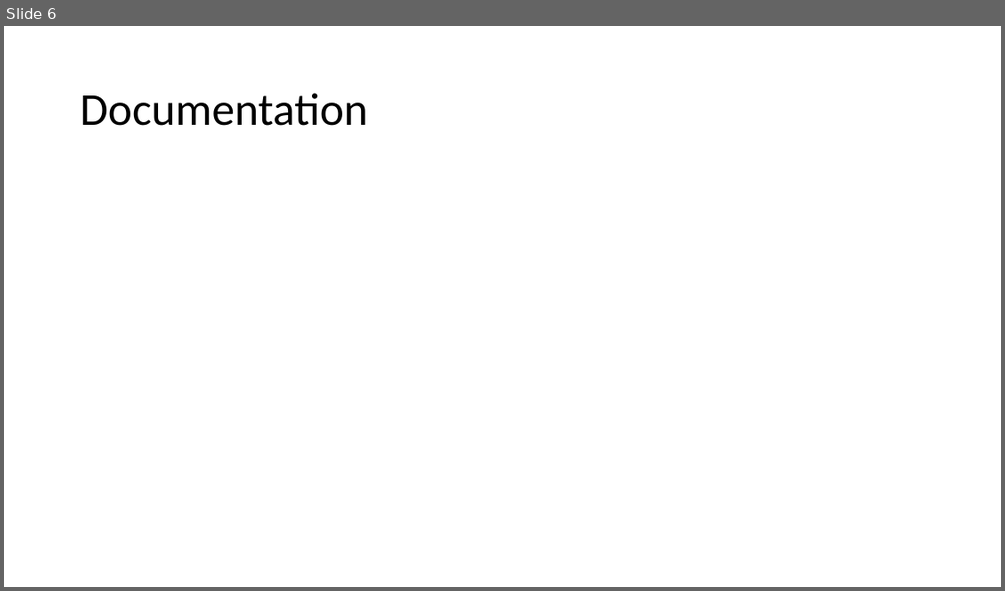
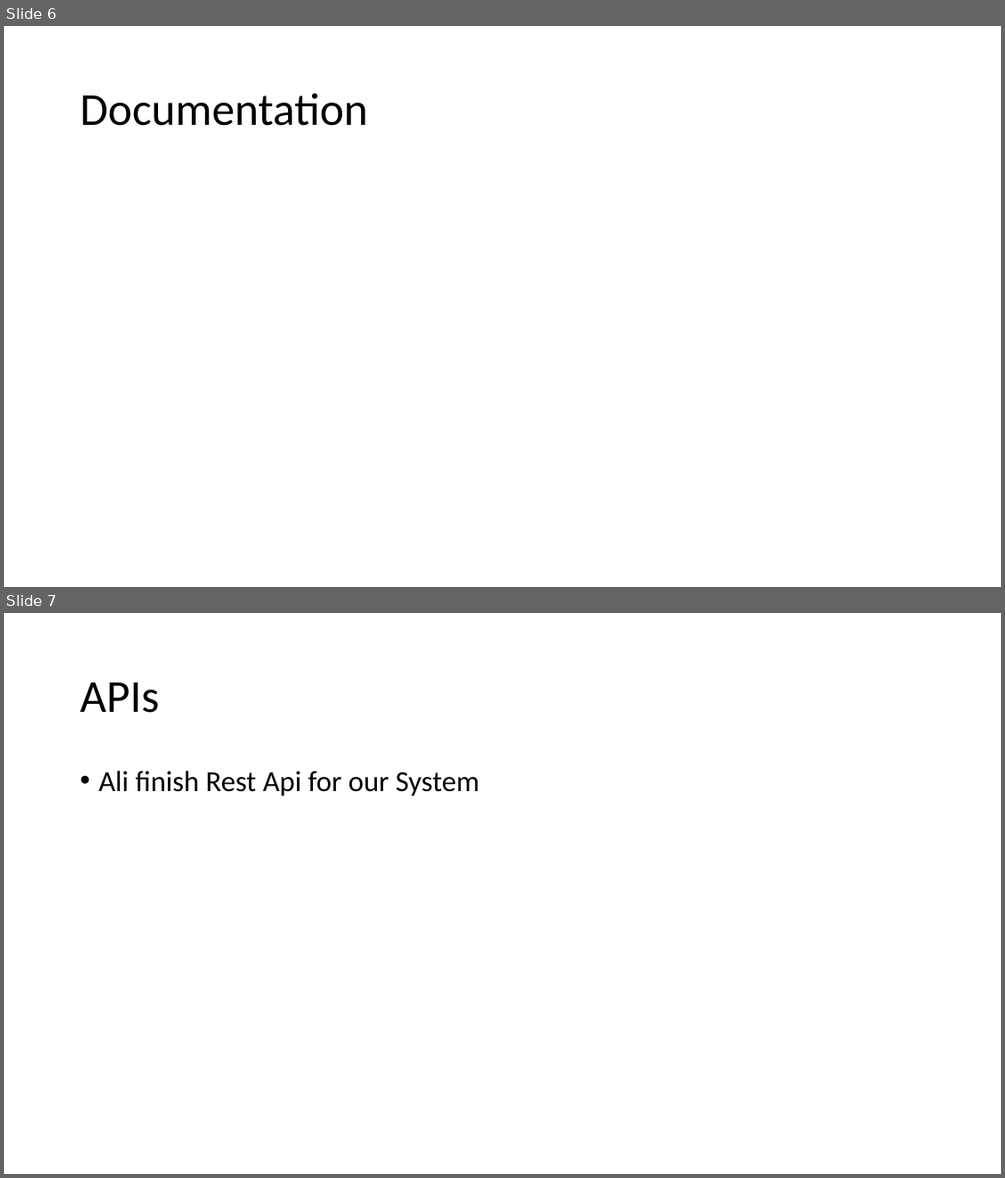
Before and after one commit to secure73/vita_presentation, a slide deck: vita.pptx. Shown one above the other, each under a label of ours: slide 6 before the commit, slides 6 and 7 after it. The pictures are 1005x591 and 1005x1178 pixels, drawn with LibreOffice and Linux fonts; fonts in the diff are those of the drawing. Boxes give left, top, right and bottom in pixels: in the first picture for what was removed or moved away, otherwise in the second. Text is boxed around its words. In the diff, an @@ line names an element or a change of style, - is before the commit and + after.

Commit message:
Ali finish API

```diff
--- a/vita.pptx
+++ b/vita.pptx
@@ slide 7 added at bbox=[4, 613, 1001, 1174], background #FFFFFF @@
@@ title added at bbox=[80, 682, 159, 713], 44 pt, text #000000 @@
+APIs
@@ text added at bbox=[98, 771, 479, 796], 28 pt, text #000000 @@
+• Ali finish Rest Api for our System
```
Also in this commit, not shown: 1 slide removed.
